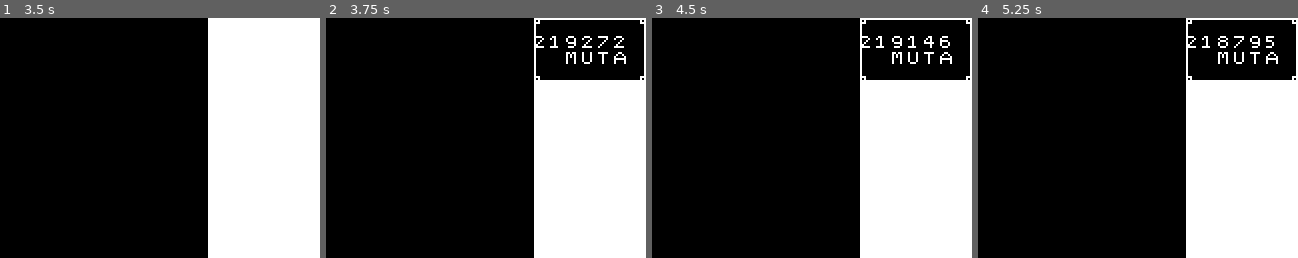
Above: before the commit, frames 1-4 (left to right).
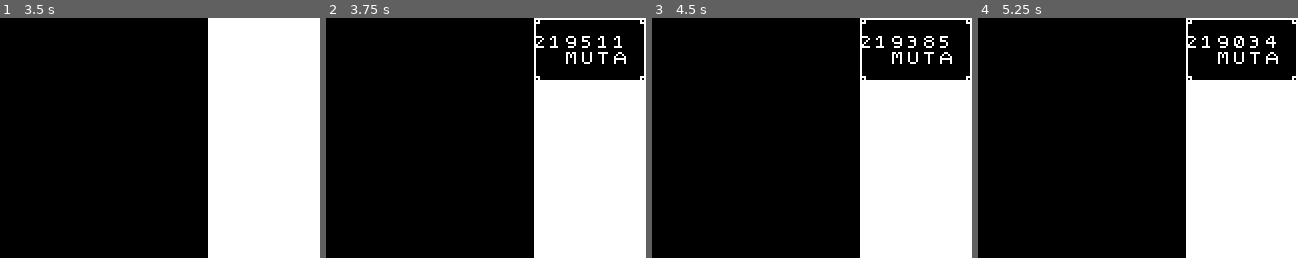
Above: after the commit, the same moments.

Repository: BeamBrain1/Morphose
Game: Godot game, scene res://Scenes/Global/root.tscn
Same seed, same stepped clock (60 frames per second), same inputs: the game is played once before the commit and once after it.
Inputs:
- Up to frame 1 (3.5 s): click "SKIP TO" at 0.5 s; click "SKIP TO" at 1.25 s; click "SKIP" at 2 s; click "SKIP" at 2.75 s
- Up to frame 2 (3.75 s): click "PRIMUS" at 3.5 s
- Up to frame 3 (4.5 s): click "DEFECTOR" at 4.25 s
- Up to frame 4 (5.25 s): click "SCHOLAR" at 5 s
The pictures show only the part of the screen within x 50-100%, y 0-50%; the shares and areas given below are measured in that part.

Frame 1 is identical in both runs. In frame 2, 0.2% of the frame differs, in the area x 80-94%, y 7-13%; in frame 3, 0.2%; in frame 4, 0.3%, in the area x 75-94%, y 7-13%.
Error in both runs: Out of bounds get index '73' (on base: 'Array[Array]') (res://Scenes/Global/Tables/EncounterTable.gd:104)

Commit message:
daily update

Diff:
--- a/Scenes/Battle/Combatant.gd
+++ b/Scenes/Battle/Combatant.gd
@@ -8,9 +8,15 @@
 
 const MAX_STATUS_EFFECT_STACKS: int = 6
 const BASE_ACCURACY = 80
-const BASE_CRIT_RATE = 5
+const BASE_CRIT_RATE = 10
+
+const MIN_ACCURACY: int = 1
+const MAX_ACCURACY: int = 99
+const MIN_CRIT: int = 1
+const MAX_CRIT: int = 99
 
 const STATUS_STACK_DEFAULT_MULTIPLIER: float = 0.15
+const SPEED_STACK_MULTIPLIER: float = 0.10
 
 var name: String = "[NO DATA]"
 var max_hp: int = 1
@@ -131,7 +137,7 @@
 
 # Speed stacks are less potent to mitigate action economy (dis)advantage
 func getStatusEffectAdjustedSpeed() -> int:
-	return floori(speed * (1 + energized_stacks * .1))
+	return floori(speed * (1 + energized_stacks * SPEED_STACK_MULTIPLIER))
 
 
 func getStatusEffectAdjustedTPRegen() -> int:
@@ -413,8 +419,8 @@
 
 
 # Raw accuracy of an attack, before any defender bonuses apply
-func rawAccuracy(blueprint: BlueprintAttack) -> int:
-	return BASE_ACCURACY + getStatusEffectAdjustedSenses() + blueprint.accuracy
+func attackAccuracy() -> int:
+	return getStatusEffectAdjustedSenses()
 
 
 func hitEvasion() -> int:
@@ -422,12 +428,28 @@
 
 
 # Raw accuracy of an attack, before any defender bonuses apply
-func rawCritRate(blueprint: BlueprintAttack) -> int:
-	return BASE_CRIT_RATE + floori(getStatusEffectAdjustedSenses() / 2) + blueprint.crit_rate
+func attackCritRate() -> int:
+	return getStatusEffectAdjustedSenses()
 
 
 func critEvasion() -> int:
-	return floori(getStatusEffectAdjustedSpeed() / 2)
+	return getStatusEffectAdjustedSpeed()
+
+
+# Hit and crit rates are percentage based
+func attackHits(blueprint: BlueprintAttack, target) -> bool:
+	if blueprint.always_hit:
+		return true
+
+	var accuracy: int = clampi((BASE_ACCURACY * attackAccuracy() / maxi(1, target.hitEvasion()) + blueprint.accuracy), MIN_ACCURACY, MAX_ACCURACY)
+	return randi() % 100 < accuracy
+
+
+func attackCrits(blueprint: BlueprintAttack, target) -> bool:
+	if blueprint.always_hit or never_crits:
+		return false
+	var crit_rate = clampi((BASE_CRIT_RATE * attackCritRate() / target.critEvasion()) + blueprint.crit_rate, MIN_CRIT, MAX_CRIT)
+	return randi() % 100 < crit_rate
 
 
 # Generates raw damage, before any defenses applied, for a given attack made by this character
--- a/Scenes/Battle/EnemyCombatant.gd
+++ b/Scenes/Battle/EnemyCombatant.gd
@@ -153,13 +153,16 @@
 	elif ai_sequence % 2 == 1:	# Use a unique blueprint
 		for blueprint in getPossibleBlueprintActions():
 			if hp > max_hp * 3 / 4:
-				if blueprint.name.upper() in ["MINDRIP", "FRACTURE"]:
-					action_list.append(blueprint)
+				return Blueprint.getBlueprintFromList(getPossibleBlueprintActions(), "Mind Rip", 1)
 			elif hp > max_hp * 1 / 2:
-				if blueprint.name.upper() in ["MINDRIP", "FRACTURE", "PERFECT", "BUD"]:
+				if blueprint.base_display_name.to_upper() in ["MIND RIP", "FRACTURE", "BUD"]:
+					action_list.append(blueprint)
+				elif sumOfBuffs() <= 3 and blueprint.base_display_name.to_upper() == "PERFECT":
 					action_list.append(blueprint)
 			else:
-				if blueprint.name.upper() in ["MINDRIP", "FRACTURE", "PERFECT", "BUD", "FUSIONBOMB"]:
+				if blueprint.base_display_name.to_upper() in ["MIND RIP", "FRACTURE", "BUD", "FUSIONBOMB"]:
+					action_list.append(blueprint)
+				elif sumOfBuffs() <= 3 and blueprint.base_display_name.to_upper() == "PERFECT":
 					action_list.append(blueprint)
 		return action_list[randi() % action_list.size()]
 	else:						# Use a regular blueprint
--- a/Scenes/Controllers/ControllerBattle.gd
+++ b/Scenes/Controllers/ControllerBattle.gd
@@ -3,11 +3,6 @@
 
 signal target_selected
 signal player_action_finalized	# Emitted once player has all necessary choices (action, possibly blueprint, possibly target) to select party member action
-
-const MIN_ACCURACY: int = 1
-const MAX_ACCURACY: int = 99
-const MIN_CRIT: int = 1
-const MAX_CRIT: int = 50
 
 var current_actor
 var selected_action: Combatant.ACTION
@@ -190,9 +185,9 @@
 func applyAttack(user, blueprint: BlueprintAttack, target) -> void:
 	for hit in range(blueprint.num_hits):
 		if not target.isDefeated():
-			if attackHits(user, blueprint, target):
+			if user.attackHits(blueprint, target):
 				var raw_damage: int = user.rawAttackDamage(blueprint)
-				var crit = attackCrits(user, blueprint, target)
+				var crit = user.attackCrits(blueprint, target)
 				if crit:
 					raw_damage *= 3
 					raw_damage /= 2
@@ -208,21 +203,6 @@
 	pushCombatantBattleMessages(target)
 
 
-# Hit and crit rates are percentage based
-func attackHits(user, blueprint: BlueprintAttack, target) -> bool:
-	if blueprint.always_hit:
-		return true
-	var accuracy: int = clampi(user.rawAccuracy(blueprint) - target.hitEvasion(), MIN_ACCURACY, MAX_ACCURACY)
-	return randi() % 100 < accuracy
-
-
-func attackCrits(user, blueprint: BlueprintAttack, target) -> bool:
-	if blueprint.always_hit or user.never_crits:
-		return false
-	var crit_rate = clampi(user.rawCritRate(blueprint) - target.critEvasion(), MIN_CRIT, MAX_CRIT)
-	return randi() % 100 < crit_rate
-
-
 # Party is defeated when all members dead
 func isPartyDefeated() -> bool:
 	if party_ran:
--- a/Scenes/Global/Constructs/Blueprint.gd
+++ b/Scenes/Global/Constructs/Blueprint.gd
@@ -21,8 +21,10 @@
 const BIO_COST_T2_MULT: int = 20
 const BIO_COST_T2_MULT_Q_TRACK: int = 8
 const BIO_COST_T2_MULT_STATUS: int = 20
+const BIO_COST_T2_MULT_SUPPORT_STATUS: int = 25
 const BIO_COST_T3_MULT: int = BIO_COST_T2_MULT * 8
 const BIO_COST_T3_MULT_STATUS: int = BIO_COST_T2_MULT_STATUS * 8
+const BIO_COST_T3_MULT_SUPPORT_STATUS: int = BIO_COST_T2_MULT_SUPPORT_STATUS * 4
 const TP_COST_T2_MULT: int = 5
 const TP_COST_T2_MULT_STATUS: int = 6
 const TP_COST_T3_MULT: int = TP_COST_T2_MULT * 4
@@ -155,14 +157,18 @@
 func getBioEnergyCost() -> int:
 	var result = BIO_COST_TRACKS[bio_cost_track.to_upper()]
 	if tier == 2:
-		if isStatusEffectBlueprint():
+		if isSupportStatusEffectBlueprint():
+			result *= BIO_COST_T2_MULT_SUPPORT_STATUS
+		elif isStatusEffectBlueprint():
 			result *= BIO_COST_T2_MULT_STATUS
 		elif bio_cost_track == "Q":
 			result *= BIO_COST_T2_MULT_Q_TRACK
 		else:
 			result *= BIO_COST_T2_MULT
 	elif tier >= 3:
-		if isStatusEffectBlueprint():
+		if isSupportStatusEffectBlueprint():
+			result *= BIO_COST_T3_MULT_SUPPORT_STATUS
+		elif isStatusEffectBlueprint():
 			result *= BIO_COST_T3_MULT_STATUS
 		else:
 			result *= BIO_COST_T3_MULT
@@ -191,3 +197,8 @@
 # Override in children
 func isStatusEffectBlueprint() -> bool:
 	return false
+
+
+# Override in children
+func isSupportStatusEffectBlueprint() -> bool:
+	return false
--- a/Scenes/Global/Constructs/BlueprintSupport.gd
+++ b/Scenes/Global/Constructs/BlueprintSupport.gd
@@ -30,3 +30,7 @@
 
 func isStatusEffectBlueprint() -> bool:
 	return base_healing == 0
+
+
+func isSupportStatusEffectBlueprint() -> bool:
+	return base_healing == 0
--- a/Scenes/Global/Tables/EnemyTable.gd
+++ b/Scenes/Global/Tables/EnemyTable.gd
@@ -520,10 +520,10 @@
 	current_enemy.name = "Z-Spawn"
 	current_enemy.hp = 500
 	current_enemy.tech_points = 800
-	current_enemy.attack = 200
-	current_enemy.defense = 100
-	current_enemy.senses = 150
-	current_enemy.speed = 150
+	current_enemy.attack = 170
+	current_enemy.defense = 170
+	current_enemy.senses = 170
+	current_enemy.speed = 170
 	current_enemy.installBlueprintByNameAndTier("Laser", 3)
 	current_enemy.installBlueprintByNameAndTier("Missile", 3)
 	current_enemy.installBlueprintByNameAndTier("Psypulse", 3)
Not shown, changed: blueprints.dat
